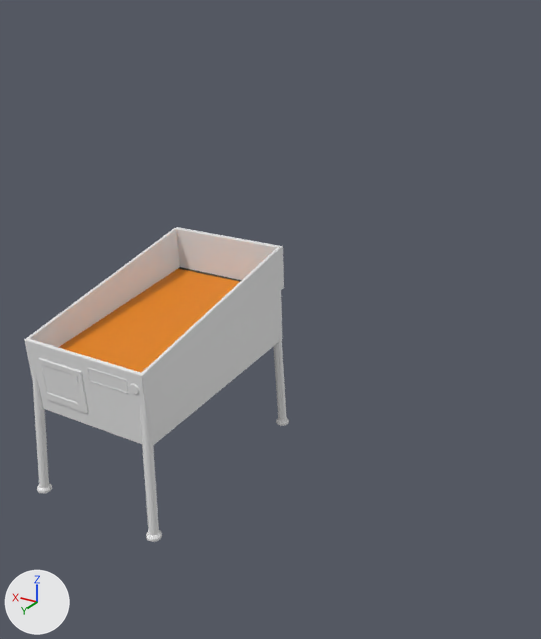
Renders of the Blender file Assets/Models/Originals/ArcadeMachine.blend from each side of a commit.
One viewpoint serves both versions: a 50 mm lens placed at (-2.56, 2.4, 2.61), pointed at (-0.65, -0.79, 1.01). The axes (+X, +Y, +Z) are drawn at lower left. The lights are the same throughout. The first picture is the older version.

The first picture shows 'ActionArea', 'Arcade', 'Leg.001', 'Leg.002', 'Leg.003', 'MoneySlot' and 2 more.
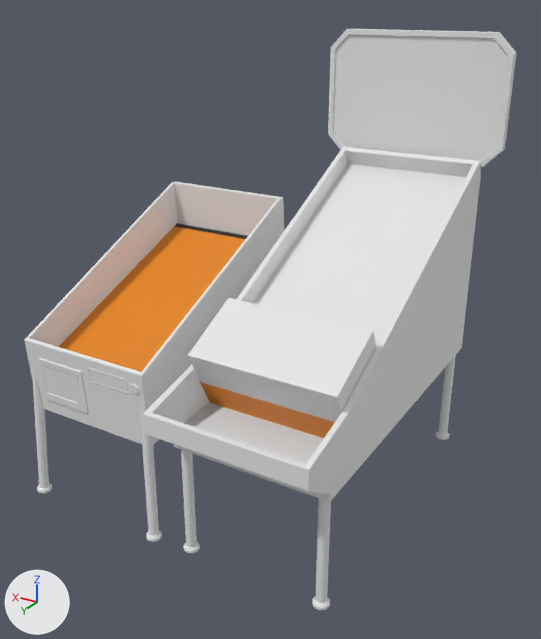
Commit message: Added VR Arcade version

What differs and where, as boxes (x1, y1, x2, y2) in the pictures (541 x 639 px):
'Arcade.001', added: after (143, 147, 481, 502)
'Arcade', hidden: before (25, 227, 284, 445)
'Sign', added: after (328, 29, 517, 167)
'Arcade-VR', added: after (25, 182, 284, 445)
'LaneCollider', added: after (205, 164, 466, 422)
'ActionArea.001', added: after (188, 298, 376, 422)
'ActionArea-VR', added (orange): after (59, 226, 245, 372)
'ActionArea', hidden (orange): before (58, 269, 239, 373)
'Leg.004', added: after (312, 498, 331, 610)
'Leg.006', added: after (181, 450, 200, 553)
'Leg.005', added: after (436, 355, 456, 440)

What changed in the scene script:
```text
Add me_cube_014:
    me_cube_014.from_pydata([(0.38, -1.11, 0.36), (-0.38, -1.11, 0.36), (0.38, 0.0, 0.0), (-0.38, 0.0, 0.0)], [], [(3, 1, 0, 2)])
    me_cube_014.materials.append(mat_actionarea)  # orange #e78500
Change ob_arcade:
    add ob_arcade.hide_set(True)
Change ob_actionarea:
    add ob_actionarea.hide_set(True)
Add ob_actionarea_vr:
    ob_actionarea_vr = bpy.data.objects.new('ActionArea-VR', me_cube_014)  # modifiers BEVEL
    ob_actionarea_vr.location = (0.0, -0.212, 0.823)
    ob_actionarea_vr.rotation_euler = (-0.0611, 0.0, 0.0)  # degrees (-3.5, 0, 0)
Add ob_arcade_vr:
    ob_arcade_vr = bpy.data.objects.new('Arcade-VR', me_cube_013)  # 42 vertices, 41 faces; spans x -0.4..0.4, y -1.375..0.0, z 0.0..0.92; in mat_arcade (white #e7e7e7), mat_lane (picture img_lane_png), mat_actionarea (orange #e78500), mat_pit (white #e7e7e7); modifiers BEVEL
    ob_arcade_vr.location = (0.0, -0.04, 0.53)
    ob_arcade_vr.rotation_euler = (-0.0611, 0.0, 0.0)  # degrees (-3.5, 0, 0)
Add ob_sign:
    ob_sign = bpy.data.objects.new('Sign', me_cube_011)  # 96 vertices, 108 faces; spans x -0.53..0.53, y -0.05..0.0, z -0.4..0.3; in mat_sign_frame (white #e7e7e7), mat_sign_screen_001 (white #e7e7e7)
    ob_sign.location = (-1.0, -1.77, 2.14)
Add ob_lanecollider:
    ob_lanecollider = bpy.data.objects.new('LaneCollider', me_cube_010)  # a box spanning x -0.39..0.39, y -1.77..0.0, z -0.2..0.0
    ob_lanecollider.location = (-1.0, -0.19, 0.894)
    ob_lanecollider.rotation_euler = (-0.459, 0.0, 0.0)  # degrees (-26, 0, 0)
Add ob_leg_006:
    ob_leg_006 = bpy.data.objects.new('Leg.006', me_cylinder_001)  # 80 vertices, 66 faces; spans x -1.48..1.48, y -1.48..1.48, z 0.0..1.76
    ob_leg_006.location = (-0.625, -0.042, 0.0)
    ob_leg_006.rotation_euler = (0.0, 0.0, -3.142)  # degrees (0, 0, -180)
    ob_leg_006.scale = (0.0278, 0.0278, 0.417)
Add ob_leg_005:
    ob_leg_005 = bpy.data.objects.new('Leg.005', me_cylinder_001)  # 80 vertices, 66 faces; spans x -1.48..1.48, y -1.48..1.48, z 0.0..1.76
    ob_leg_005.location = (-1.375, -1.742, 0.0)
    ob_leg_005.rotation_euler = (0.0, 0.0, -3.142)  # degrees (0, 0, -180)
    ob_leg_005.scale = (0.0278, 0.0278, 0.417)
Add ob_actionarea_001:
    ob_actionarea_001 = bpy.data.objects.new('ActionArea.001', me_cube_009)  # a box spanning x -0.387..0.387, y 0.0..0.387, z 0.0..0.2
    ob_actionarea_001.location = (-1.0, -0.537, 1.066)
    ob_actionarea_001.rotation_euler = (-0.459, 0.0, 0.0)  # degrees (-26, 0, 0)
Add ob_arcade_001:
    ob_arcade_001 = bpy.data.objects.new('Arcade.001', me_cube_006)  # 142 vertices, 156 faces; spans x -0.42..0.42, y -1.8..0.2, z 0.0..1.16; in mat_arcade_001 (white #e7e7e7), mat_lane_001 (white #e7e7e7), mat_actionarea_001 (orange #e78500), mat_pit_001 (white #e7e7e7)
    ob_arcade_001.location = (-1.0, 0.0, 0.62)
Add ob_leg_004:
    ob_leg_004 = bpy.data.objects.new('Leg.004', me_cylinder_001)  # 80 vertices, 66 faces; spans x -1.48..1.48, y -1.48..1.48, z 0.0..1.76
    ob_leg_004.location = (-1.375, -0.042, 0.0)
    ob_leg_004.rotation_euler = (0.0, 0.0, -3.142)  # degrees (0, 0, -180)
    ob_leg_004.scale = (0.0278, 0.0278, 0.417)
```
